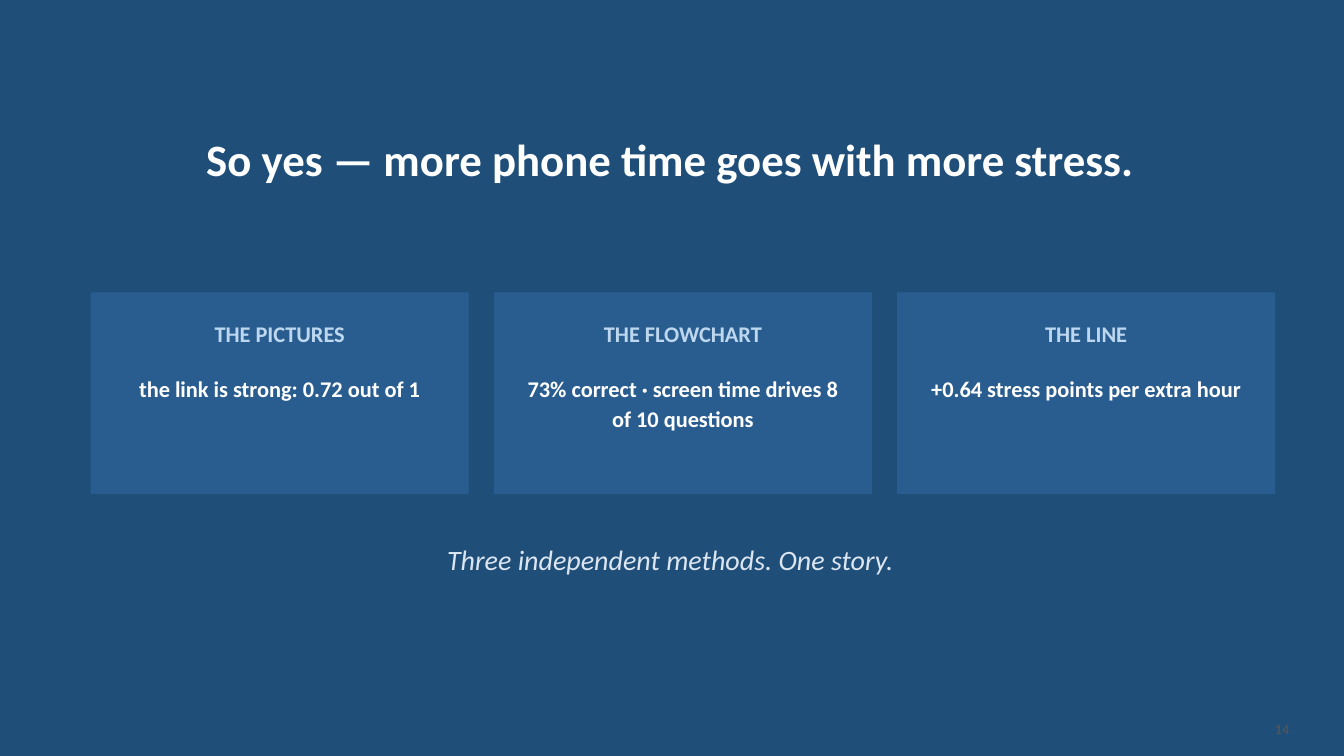
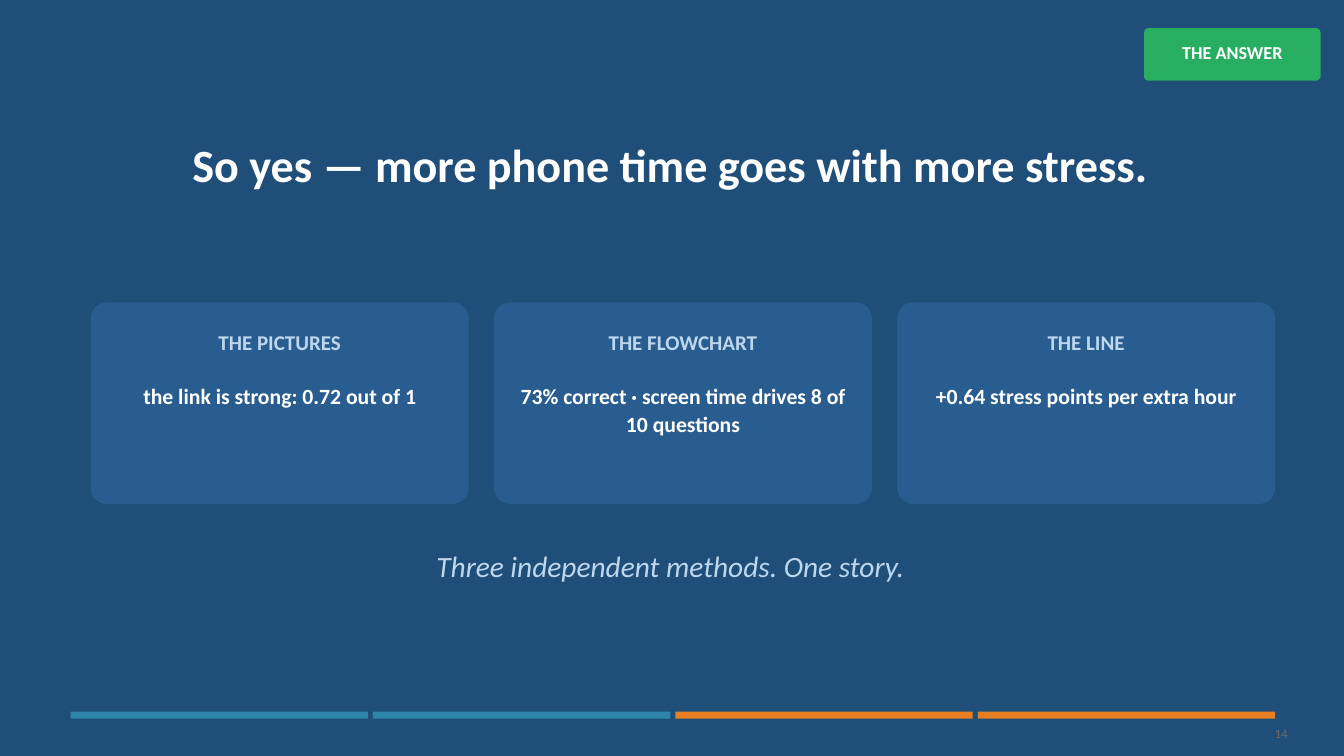
Before and after one commit to jaismine19/social-media-stress-analysis, a slide deck: slide 14 of presentation/Social_Media_Stress_Presentation.pptx. Drawn at 1344x756 pixels with LibreOffice and Linux fonts; fonts in the diff are those of the drawing. Boxes give left, top, right and bottom in pixels: in the first picture for what was removed or moved away, otherwise in the second. Text is boxed around its words. In the diff, an @@ line names an element or a change of style, - is before the commit and + after.

```diff
--- a/presentation/Social_Media_Stress_Presentation.pptx
+++ b/presentation/Social_Media_Stress_Presentation.pptx
@@ rounded rectangle added at [1144, 28, 1321, 81], fill #27AE60 @@
@@ text added at [1182, 47, 1283, 59], 13 pt, text #FFFFFF, bold @@
+THE ANSWER
@@ text "So yes — more phone ..." at [192, 149, 1147, 190]: size 32 to 33 pt @@
@@ 3 texts, 3 rounded rectangles: place and size @@
-3 texts, 3 rounded rectangles at [91, 292, 1275, 494]
+3 texts, 3 rounded rectangles at [91, 302, 1275, 504]
@@ rectangle to rounded rectangle in 3 elements at [91, 302, 469, 504], [494, 302, 872, 504], [897, 302, 1275, 504] @@
@@ size 16 to 15 pt in 3 elements at [218, 336, 341, 350], [609, 336, 757, 350], [1048, 336, 1124, 350] @@
@@ 3 texts: place and size @@
-3 texts at [139, 381, 1241, 431]
+3 texts at [143, 388, 1237, 436]
@@ size 16 to 15.5 pt in 3 elements at [143, 388, 416, 408], [521, 388, 846, 436], [936, 388, 1237, 408] @@
@@ text "Three independent methods. One story." at [436, 556, 904, 582]: size 20 to 21 pt, text colour #DCE6F1 to #BDD7EE @@
@@ rectangle added at [71, 712, 368, 719], fill #2E86AB @@
@@ rectangle added at [373, 712, 670, 719], fill #2E86AB @@
@@ rectangle added at [676, 712, 973, 719], fill #E67E22 @@
@@ rectangle added at [978, 712, 1275, 719], fill #E67E22 @@
@@ text added at [1275, 730, 1288, 738], 9 pt, text #6B6B6B @@
+14
```
Also in this commit, not shown: 15 other slides changed.
